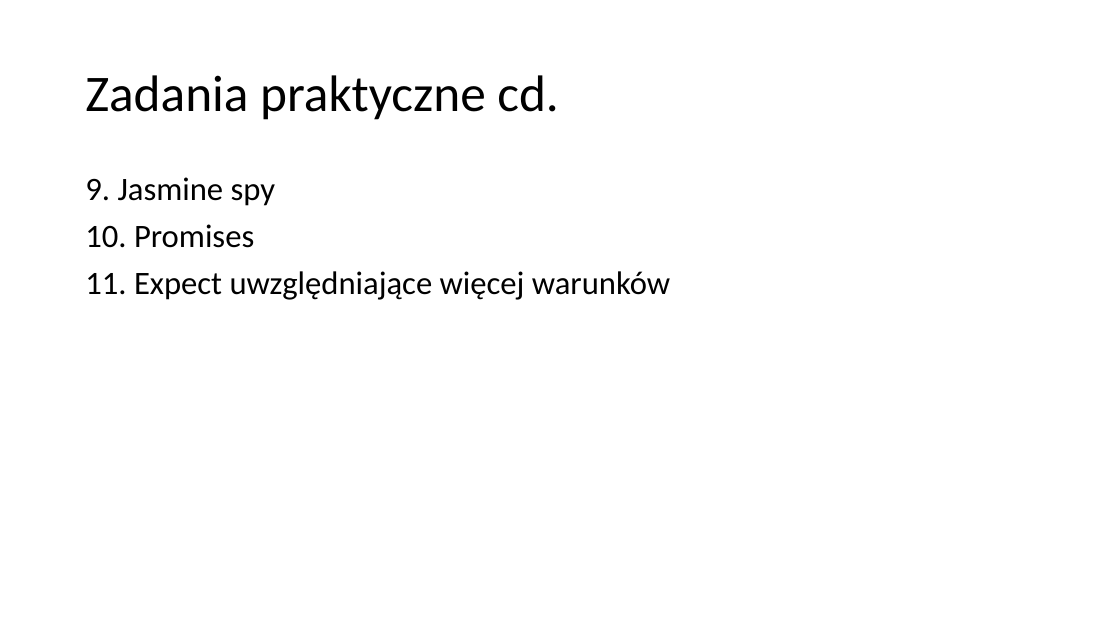
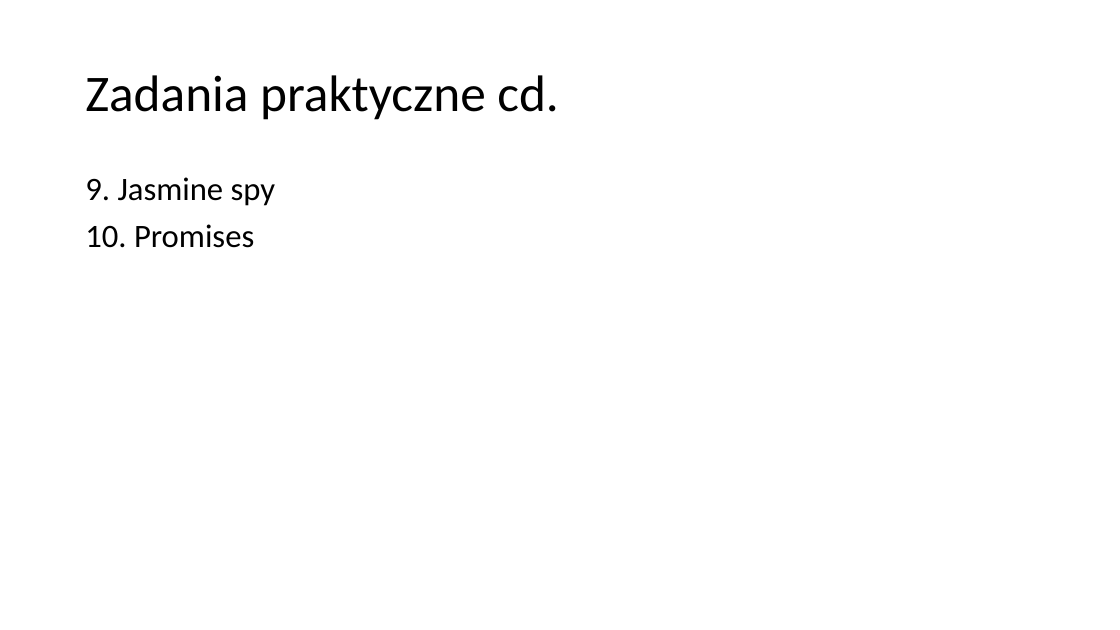
Before and after one commit to qadevpl/repo, a slide deck: slide 17 of JSRestApi/WarsztatQA.pptx. Drawn at 1120x630 pixels with LibreOffice and Linux fonts; fonts in the diff are those of the drawing. Boxes give left, top, right and bottom in pixels: in the first picture for what was removed or moved away, otherwise in the second. Text is boxed around its words. In the diff, an @@ line names an element or a change of style, - is before the commit and + after.

```diff
--- a/JSRestApi/WarsztatQA.pptx
+++ b/JSRestApi/WarsztatQA.pptx
@@ text at (85,271,670,300): paragraph removed @@
-11. Expect uwzględniające więcej warunków
```
Also in this commit, not shown: 1 other slide changed, 3 other files.
